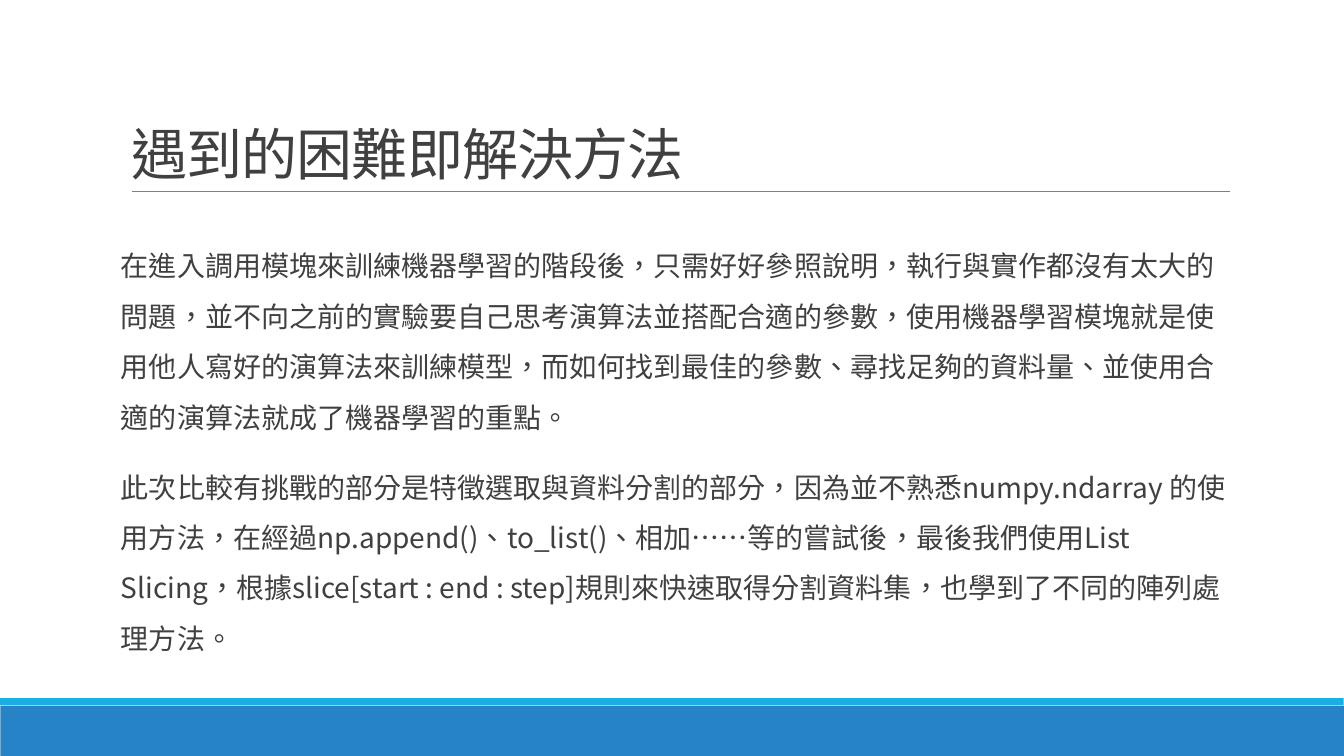
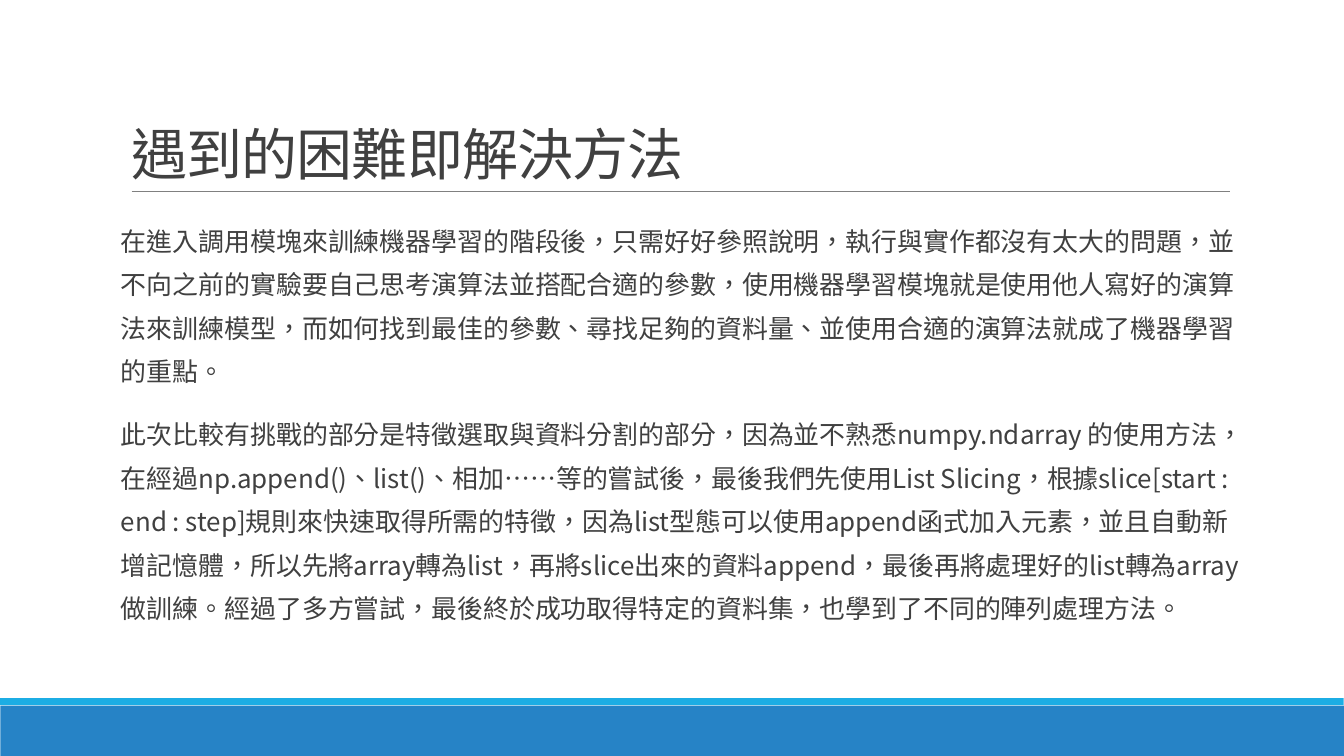
Before and after one commit to lohsuan/Multimedia-Tech, a slide deck: slide 6 of Project4_第三組_小組報告/Project4_第三組_小組報告.pptx (slide 5 before the commit). Drawn at 1344x756 pixels with LibreOffice and Linux fonts; fonts in the diff are those of the drawing. Boxes give left, top, right and bottom in pixels: in the first picture for what was removed or moved away, otherwise in the second. Text is boxed around its words. In the diff, an @@ line names an element or a change of style, - is before the commit and + after.

```diff
--- a/Project4_第三組_小組報告/Project4_第三組_小組報告.pptx
+++ b/Project4_第三組_小組報告/Project4_第三組_小組報告.pptx
@@ text "在進入調用模塊來訓練機器學習的階段後，只需好好參照說明，執行與實作都沒有太大的問題，並不向之前的實驗要自己思考演算法並搭 ...": place and size @@
-text "在進入調用模塊來訓練機器學習的階段後，只需好好參照說明，執行與實作都沒有太大的問題，並不向之前的實驗要自己思考演算法並搭 ..." at (121, 252, 1225, 651)
+text "在進入調用模塊來訓練機器學習的階段後，只需好好參照說明，執行與實作都沒有太大的問題，並不向之前的實驗要自己思考演算法並搭 ..." at (121, 229, 1243, 620)
@@ text at (121, 229, 1234, 383): size 20 to 18.5 pt in "在進入調用模塊來訓練機器學習的階段後，只需好好參照說明，執行與實作都沒有太大的問題，並不向之前的實驗要自己思考演算法並搭 ..."; line spacing 1.5 to 1.4 @@
@@ text at (121, 422, 1243, 620): text changed; size 20 to 18.5 pt @@
-此次比較有挑戰的部分是特徵選取與資料分割的部分，因為並不熟悉numpy.ndarray 的使用方法，在經過np.append()、to_list()、相加……等的嘗試後，最後我們使用List Slicing，根據slice[start : end : step]規則來快速取得分割資料集，也學到了不同的陣列處理方法。
+此次比較有挑戰的部分是特徵選取與資料分割的部分，因為並不熟悉numpy.ndarray 的使用方法，在經過np.append()、list()、相加……等的嘗試後，最後我們先使用List Slicing，根據slice[start : end : step]規則來快速取得所需的特徵，因為list型態可以使用append函式加入元素，並且自動新增記憶體，所以先將array轉為list，再將slice出來的資料append，最後再將處理好的list轉為array做訓練。經過了多方嘗試，最後終於成功取得特定的資料集，也學到了不同的陣列處理方法。
```
Also in this commit, not shown: 1 slide added, 1 other file.
